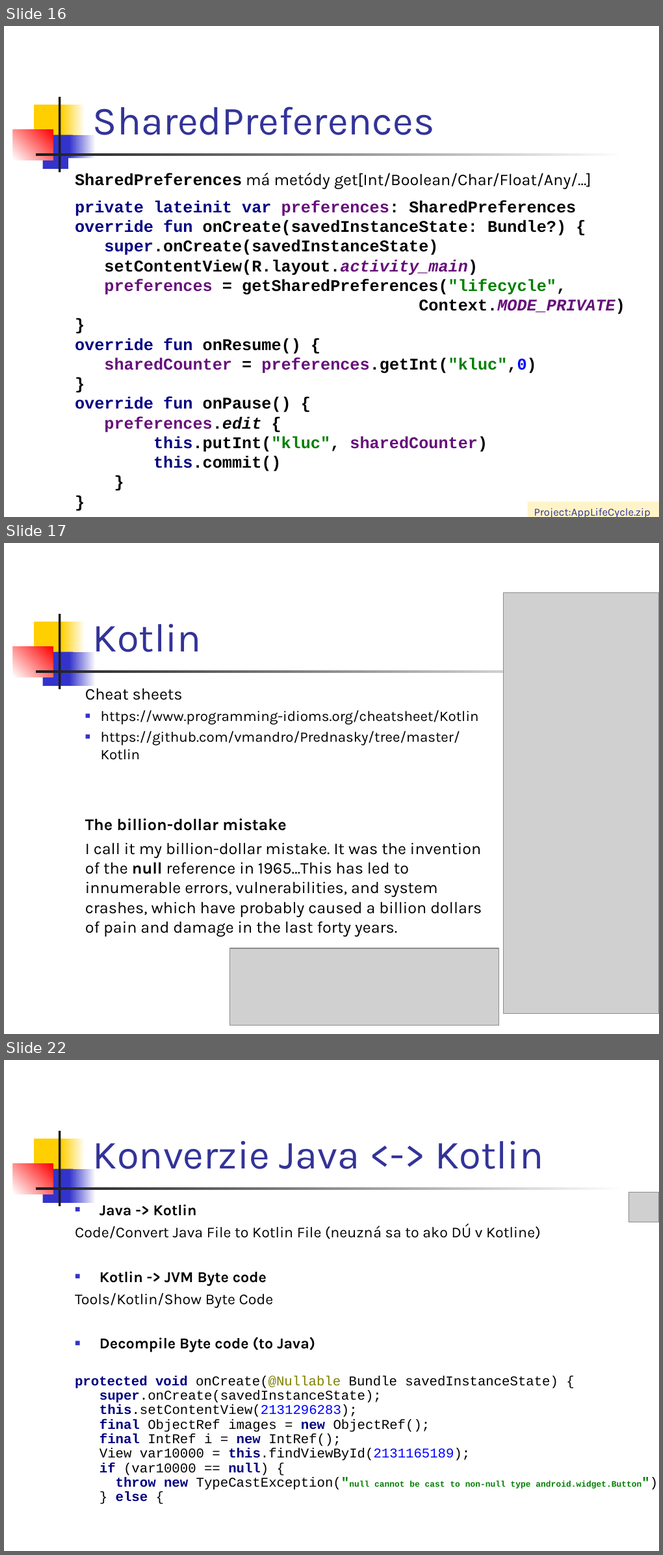
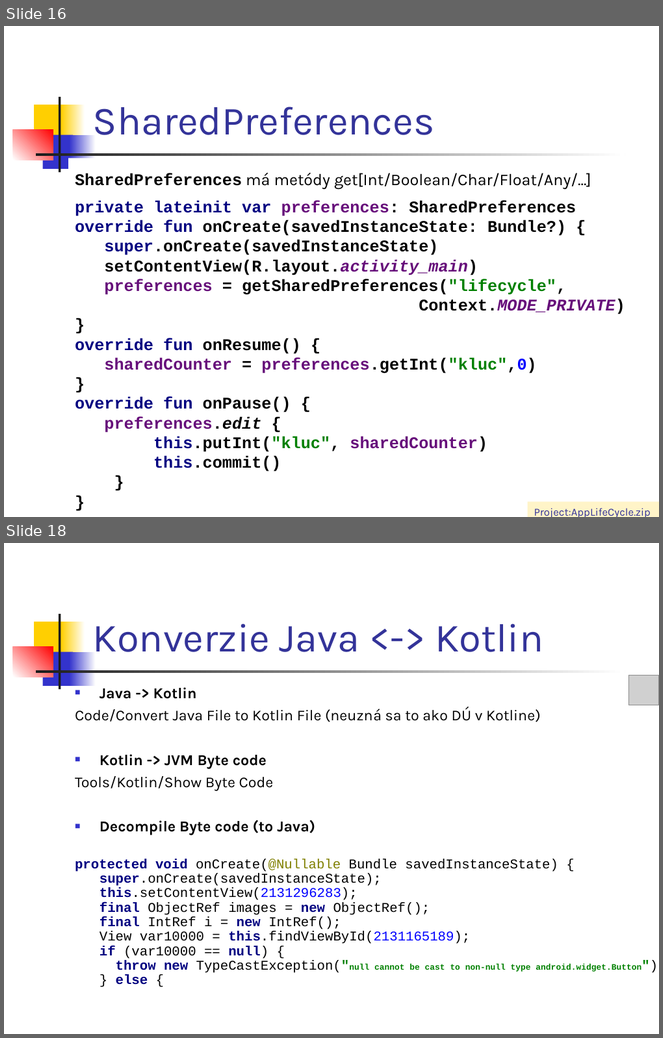
Before and after one commit to vmandro/Prednasky, a slide deck: 04/04_Android.ppt. Shown one above the other, each under a label of ours: slides 16, 17 and 22 before the commit, slides 16 and 18 after it; the slides between them are not shown. The pictures are 663x1555 and 663x1038 pixels, drawn with LibreOffice and Linux fonts; fonts in the diff are those of the drawing; grey boxes stand for pictures. Boxes give left, top, right and bottom in pixels: in the first picture for what was removed or moved away, otherwise in the second. Text is boxed around its words. In the diff, an @@ line names an element or a change of style, - is before the commit and + after.

```diff
--- a/04/04_Android.ppt
+++ b/04/04_Android.ppt
@@ slide 17 removed at (4,543,659,1034), background #FFFFFF; not listed: 7 template elements that a slide beside it also shows @@
@@ picture removed at (504,593,659,1014) @@
@@ title removed at (93,624,202,652) @@
-Kotlin
@@ text removed at (85,685,482,937) @@
-Cheat sheets
-■ https://www.programming-idioms.org/cheatsheet/Kotlin
-■ https://github.com/vmandro/Prednasky/tree/master/Kotlin
-The billion-dollar mistake
-I call it my billion-dollar mistake. It was the invention of the null reference in 1965…This has led to innumerable errors, vulnerabilities, and system crashes, which have probably caused a billion dollars of pain and damage in the last forty years.
@@ picture removed at (230,949,499,1026) @@
@@ what was slide 22 is now slide 18 @@
```
Also in this commit, not shown: 3 slides changed, 3 other slides removed, 7 other files.
